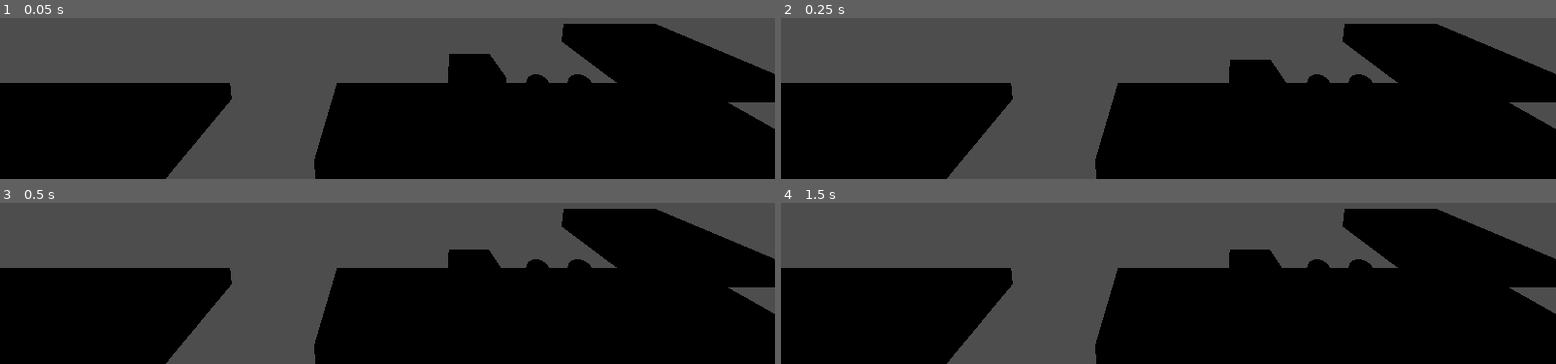
Above: before the commit, frames 1-4 (two rows, left to right).
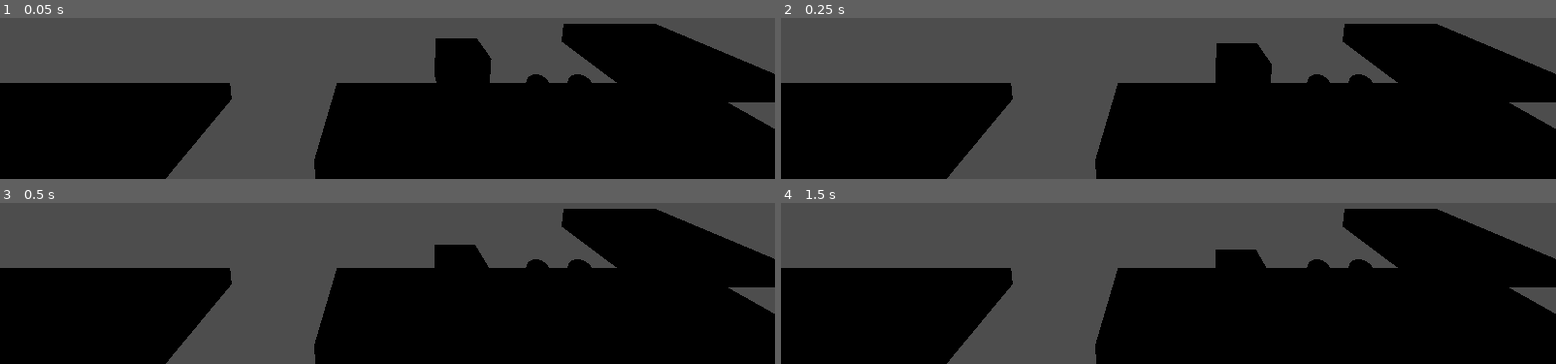
Above: after the commit, the same moments.

Repository: LavenderPlush/RestoringCommunication
Game: Godot game, scene res://Maps/Testing/players_testing_grounds.tscn
Two runs of this game, one before a commit and one after it. Both use one fixed random seed, a clock stepped at 60 frames per second and the inputs below. This scene is started directly instead of the project's main scene.
Inputs:
- Up to frame 1 (0.05 s): no input
- Up to frame 2 (0.25 s): no input
- Up to frame 3 (0.5 s): no input
- Up to frame 4 (1.5 s): tap Enter at 1.25 s

The runs differ from the first frame. In frame 1, 1.1% of the frame differs, in the area x 56-66%, y 12-41%; in frame 2, 1.0%; in frame 3, 0.5%; in frame 4, 0.4%.

Commit message:
Rework implementation

Diff:
--- a/Entities/Players/Alien/Abilities/TransmuteSoul/transmute_controller.gd
+++ /dev/null
@@ -1,7 +0,0 @@
-extends CharacterBody3D
-class_name TransmuteController
-
-@export var movement: PlayerMovement
-
-func release():
-	movement.queue_free()
--- a/Entities/Players/Alien/Abilities/TransmuteSoul/transmute_controller.tscn
+++ /dev/null
@@ -1,12 +0,0 @@
-[gd_scene load_steps=3 format=3 uid="uid://bhqmr26arldx3"]
-
-[ext_resource type="Script" uid="uid://dkjgm6tt4yd8m" path="res://Entities/Players/Alien/Abilities/TransmuteSoul/transmute_controller.gd" id="1_optld"]
-[ext_resource type="PackedScene" uid="uid://bkkcqtuj5t1cq" path="res://Entities/Players/Movement/movement.tscn" id="1_xkhby"]
-
-[node name="TransmuteController" type="CharacterBody3D" node_paths=PackedStringArray("movement")]
-script = ExtResource("1_optld")
-movement = NodePath("Movement")
-
-[node name="Movement" parent="." node_paths=PackedStringArray("player_body") instance=ExtResource("1_xkhby")]
-player_prefix = "alien"
-player_body = NodePath("..")
--- a/Entities/Players/Alien/Abilities/TransmuteSoul/transmute_soul.gd
+++ b/Entities/Players/Alien/Abilities/TransmuteSoul/transmute_soul.gd
@@ -1,5 +1,4 @@
 extends Node
-const TRANSMUTE_CONTROLLER = preload("uid://bhqmr26arldx3")
 
 @export_category("Developers")
 @export var interaction_area: Area3D
@@ -7,7 +6,7 @@
 @export var alien_body: CharacterBody3D
 
 var transmutable_object: Transmutable
-var active_object: Transmutable
+var active_transmute: Transmutable
 
 func _ready() -> void:
 	interaction_area.body_entered.connect(_object_entered)
@@ -15,41 +14,20 @@
 
 func _input(event: InputEvent) -> void:
 	if event.is_action_pressed("ability_transmute_soul"):
-		if transmutable_object and not active_object:
+		if transmutable_object and not active_transmute:
 			transmute_soul()
-		elif active_object:
+		elif active_transmute:
 			untransmute_soul()
 
 func transmute_soul():
-	active_object = transmutable_object
-	make_transmutable(active_object)
+	active_transmute = transmutable_object
 	movement.controls_locked = true
-
-func make_transmutable(transmutable: Transmutable):
-	# Create character body
-	var transmute_controller = TRANSMUTE_CONTROLLER.instantiate()
-	transmute_controller.global_transform = transmutable.rigid_body.global_transform
-	transmutable.add_child(transmute_controller)
-	transmutable.transmute_controller = transmute_controller
-
-	# Reparent meshes and collision shape
-	Common.reparent_children(transmutable.rigid_body, transmute_controller)
-
-	# Disable rigid body
-	transmutable.rigid_body.freeze = true
+	active_transmute.transmute()
 
 func untransmute_soul():
 	movement.controls_locked = false
-	reset_transmutable(active_object)
-	active_object = null
-
-func reset_transmutable(transmutable: Transmutable):
-	Common.reparent_children(transmutable.transmute_controller, transmutable.rigid_body)
-	transmutable.transmute_controller.release()
-	transmutable.rigid_body.freeze = false
-	transmutable.rigid_body.linear_velocity = transmutable.transmute_controller.get_real_velocity()
-	transmutable.transmute_controller.queue_free()
-	transmutable.transmute_controller = null
+	active_transmute.release()
+	active_transmute = null
 
 # Signals
 func _object_entered(object: Node3D):
--- a/Entities/Transmutables/Box/box.tscn
+++ b/Entities/Transmutables/Box/box.tscn
@@ -1,6 +1,6 @@
 [gd_scene load_steps=5 format=3 uid="uid://cut37mic2ba8v"]
 
-[ext_resource type="Script" uid="uid://b55gqcvyk20u" path="res://Entities/Transmutables/transmutable.gd" id="1_seryr"]
+[ext_resource type="Script" uid="uid://yexedhc585ix" path="res://Entities/Transmutables/transmutable_rigidbody.gd" id="1_seryr"]
 
 [sub_resource type="BoxShape3D" id="BoxShape3D_oovab"]
 size = Vector3(2, 2, 2)
--- a/Entities/Transmutables/transmutable.gd
+++ b/Entities/Transmutables/transmutable.gd
@@ -1,12 +1,8 @@
-extends Node3D
-class_name Transmutable
+@abstract
+class_name Transmutable extends Node3D
 
-@export var rigid_body: RigidBody3D:
-	get:
-		return rigid_body
+@abstract
+func transmute() -> void
 
-var transmute_controller: TransmuteController:
-	set(value):
-		transmute_controller = value
-	get:
-		return transmute_controller
+@abstract
+func release() -> void
--- /dev/null
+++ b/Entities/Transmutables/transmutable_rigidbody.gd
@@ -0,0 +1,37 @@
+extends Transmutable
+class_name TransmutableRB
+
+@export var rigid_body: RigidBody3D
+@export var control_scheme: String = "alien"
+
+# Movement script
+const MOVEMENT = preload("uid://bkkcqtuj5t1cq")
+
+var player_controller: PlayerMovement
+var character_body: CharacterBody3D
+
+func transmute() -> void:
+	character_body = CharacterBody3D.new()
+	add_child(character_body)
+	character_body.global_transform = rigid_body.global_transform
+
+	player_controller = MOVEMENT.instantiate()
+	player_controller.player_prefix = control_scheme
+	player_controller.set("player_body", character_body)
+	character_body.add_child(player_controller)
+
+	# Reparent meshes and collision shape
+	Common.reparent_children(rigid_body, character_body)
+
+	# Disable rigid body
+	rigid_body.freeze = true
+
+func release() -> void:
+	player_controller.queue_free()
+	player_controller = null
+
+	# Reparent meshes and collision shape
+	Common.reparent_children(character_body, rigid_body)
+
+	# Enable rigid body
+	rigid_body.freeze = false
--- a/Maps/Testing/players_testing_grounds.tscn
+++ b/Maps/Testing/players_testing_grounds.tscn
@@ -53,4 +53,4 @@
 mesh = SubResource("BoxMesh_jw2t6")
 
 [node name="Box" parent="." instance=ExtResource("3_8aafw")]
-transform = Transform3D(1, 0, 0, 0, 1, 0, 0, 0, 1, 0, 2.0585816, -2.9576726)
+transform = Transform3D(1, 0, 0, 0, 1, 0, 0, 0, 1, 0, 2.9145172, -3.647511)
Not shown, removed: Entities/Players/Alien/Abilities/TransmuteSoul/transmute_controller.gd.uid
Not shown, added: Entities/Transmutables/transmutable_rigidbody.gd.uid
